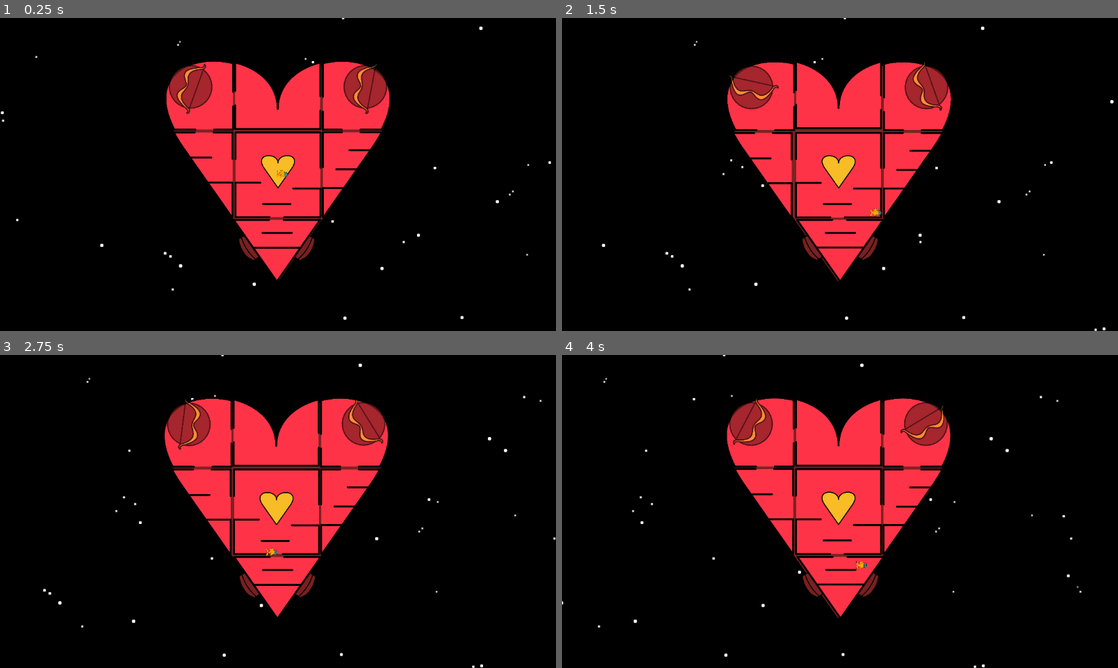
Above: before the commit, frames 1-4 (two rows, left to right).
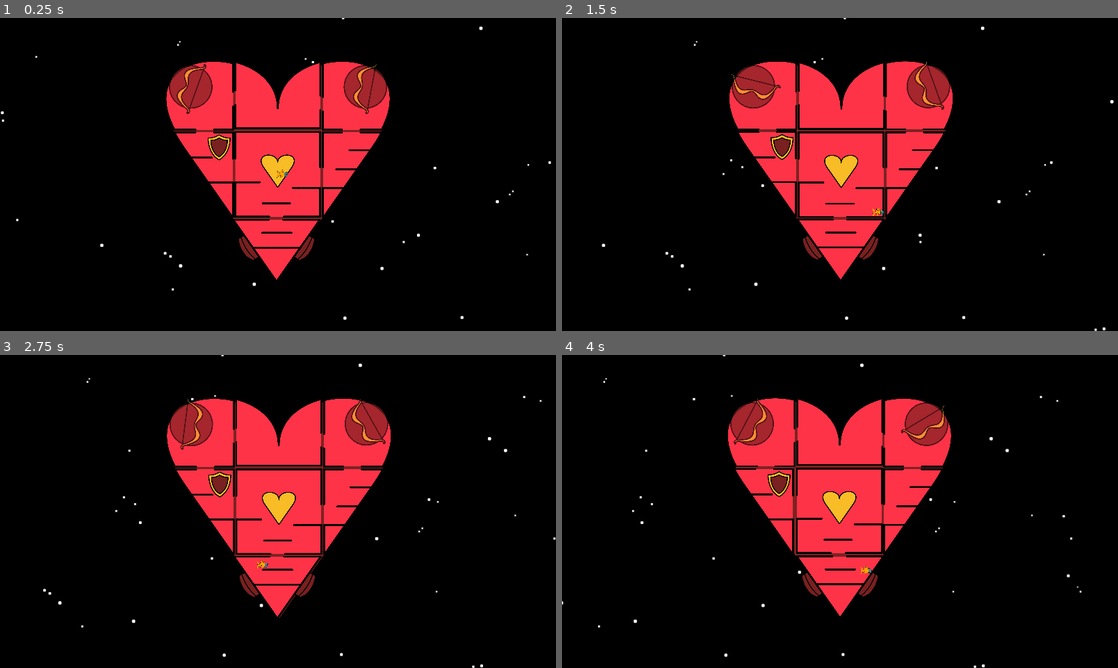
Above: after the commit, the same moments.

Repository: BreannaBre/GodotProject
Game: Godot game, scene res://scenes/main.tscn
Same seed, same stepped clock (60 frames per second), same inputs: the game is played once before the commit and once after it.
Inputs (mouse positions are in pixels of both pictures, inside the frame that each line leads up to):
- Up to frame 1 (0.25 s): no input
- Up to frame 2 (1.5 s): move the mouse to (962, 158) at 0.52 s; hold Right (Player1Right) 0.53-1.25 s; tap Down (Player1Weld, bound only after the commit) at 0.6 s; click (962, 158) at 0.67 s; tap Up (Player1Jump) at 0.77 s; drag from (728, 190) to (751, 86) at 1.27 s
- Up to frame 3 (2.75 s): move the mouse to (333, 442) at 2.02 s; hold Left (Player1Left) from 2.03 s (still down); tap Down (Player1Weld, bound only after the commit) at 2.1 s
- Up to frame 4 (4 s): release Left (Player1Left) at 2.75 s; drag from (812, 574) to (751, 423) at 2.77 s; move the mouse to (1006, 558) at 3.52 s; hold Right (Player1Right) from 3.53 s (still down); tap Down (Player1Weld, bound only after the commit) at 3.6 s; tap Up (Player1Jump) at 3.77 s

The runs differ from the first frame. In frame 1, 1.5% of the frame differs, in the area x 0-96%, y 7-88%; in frame 2, 3.8%, in the area x 22-87%, y 7-87%; in frame 3, 3.5%; in frame 4, 2.5%.

Commit message:
rooms pop on !?

Diff:
--- a/project.godot
+++ b/project.godot
@@ -26,7 +26,7 @@
 [display]
 
 window/size/mode=2
-window/stretch/mode="viewport"
+window/stretch/mode="canvas_items"
 
 [input]
 
@@ -43,6 +43,11 @@
 Player1Jump={
 "deadzone": 0.5,
 "events": [Object(InputEventKey,"resource_local_to_scene":false,"resource_name":"","device":-1,"window_id":0,"alt_press …(195 unchanged characters)…
+]
+}
+Player1Weld={
+"deadzone": 0.5,
+"events": [Object(InputEventKey,"resource_local_to_scene":false,"resource_name":"","device":-1,"window_id":0,"alt_pressed":false,"shift_pressed":false,"ctrl_pressed":false,"meta_pressed":false,"pressed":false,"keycode":0,"physical_keycode":4194322,"key_label":0,"unicode":0,"location":0,"echo":false,"script":null)
 ]
 }
 
--- a/scenes/angry_face.tscn
+++ b/scenes/angry_face.tscn
@@ -17,6 +17,7 @@
 collision_mask = 12
 gravity_scale = 0.0
 lock_rotation = true
+max_contacts_reported = 3
 
 [node name="Sprite" type="Sprite2D" parent="Body"]
 scale = Vector2(0.4, 0.4)
@@ -24,3 +25,5 @@
 
 [node name="Shape" type="CollisionShape2D" parent="Body"]
 shape = SubResource("CircleShape2D_tc5fp")
+
+[connection signal="body_entered" from="Body" to="." method="deleteme"]
--- a/scenes/gunnery_left.tscn
+++ b/scenes/gunnery_left.tscn
@@ -29,7 +29,7 @@
 [node name="GunPicture" type="Sprite2D" parent="Body"]
 unique_name_in_owner = true
 modulate = Color(1, 1, 1, 0.67451)
-z_index = 5
+z_index = 6
 z_as_relative = false
 scale = Vector2(0.304, 0.304)
 texture = ExtResource("4_0jxdt")
--- a/scenes/gunnery_right.tscn
+++ b/scenes/gunnery_right.tscn
@@ -29,7 +29,7 @@
 [node name="GunPicture" type="Sprite2D" parent="Body"]
 unique_name_in_owner = true
 modulate = Color(1, 1, 1, 0.67451)
-z_index = 5
+z_index = 6
 z_as_relative = false
 scale = Vector2(0.304, 0.304)
 texture = ExtResource("4_qxaln")
--- a/scenes/shield_left.tscn
+++ b/scenes/shield_left.tscn
@@ -1,8 +1,9 @@
-[gd_scene load_steps=4 format=3 uid="uid://bs26bhcq8rhxy"]
+[gd_scene load_steps=5 format=3 uid="uid://bs26bhcq8rhxy"]
 
 [ext_resource type="Script" path="res://src/shield.gd" id="1_0mx10"]
 [ext_resource type="PhysicsMaterial" uid="uid://bi3h5q7jaitql" path="res://resources/room_physics_material.tres" id="2_f3vic"]
 [ext_resource type="Texture2D" uid="uid://drsf71xa1icuq" path="res://assets/rooms/heart_ship_left.svg" id="3_20nsi"]
+[ext_resource type="Texture2D" uid="uid://b6l5ks2p5r2qk" path="res://assets/misc/shield_charging.svg" id="4_3e3wl"]
 
 [node name="ShieldLeft" type="Node2D"]
 script = ExtResource("1_0mx10")
@@ -29,9 +30,24 @@
 polygon = PackedVector2Array(-1, -37, 45, -37, 45, -33, 2, -33)
 one_way_collision = true
 
-[node name="Area2D" type="Area2D" parent="Body"]
+[node name="RoomArea" type="Area2D" parent="Body"]
 collision_layer = 8
 collision_mask = 0
 
-[node name="CollisionPolygon2D" type="CollisionPolygon2D" parent="Body/Area2D"]
+[node name="CollisionPolygon2D" type="CollisionPolygon2D" parent="Body/RoomArea"]
 polygon = PackedVector2Array(-40, -90, 90, -90, 90, 90, 84, 90)
+
+[node name="ButtonArea" type="Area2D" parent="Body"]
+position = Vector2(58.985, -56.28)
+collision_layer = 8
+collision_mask = 0
+
+[node name="CollisionPolygon2D" type="CollisionPolygon2D" parent="Body/ButtonArea"]
+polygon = PackedVector2Array(-17, 12, -25, -26, 25, -26, 17, 12, 0, 28)
+
+[node name="ButtonSprite" type="Sprite2D" parent="Body/ButtonArea"]
+unique_name_in_owner = true
+z_index = 3
+z_as_relative = false
+scale = Vector2(0.247, 0.247)
+texture = ExtResource("4_3e3wl")
--- a/src/core.gd
+++ b/src/core.gd
@@ -5,8 +5,10 @@
 	var body_unsafe := get_node("%Body")
 	assert(body_unsafe is RigidBody2D, "Somebody's been mucking with the core nodes")
 	body = body_unsafe as RigidBody2D
-	defaults()
+	default_ready()
 
-func _physics_process(_delta: float) -> void:
-	if sleep:
-		return
+#func _process(delta: float) -> void:
+	#default_process(delta)
+#
+#func _physics_process(delta: float) -> void:
+	#default_physics_process(delta)
--- a/src/gunnery.gd
+++ b/src/gunnery.gd
@@ -11,15 +11,13 @@
 	var body_unsafe := get_node("%Body")
 	assert(body_unsafe is RigidBody2D, "Somebody's been mucking with the gunnery nodes")
 	body = body_unsafe as RigidBody2D
-	defaults()
+	default_ready()
 
-func _process(_delta: float) -> void:
-	if sleep:
-		return
-	var new_rotation := body.transform.origin.angle_to_point(target)
-	gun_picture.transform = Transform2D(new_rotation, GUN_SCALE, 0, Vector2(0,0))
+func _process(delta: float) -> void:
+	default_process(delta)
+	if state == ATTACHED or state == REPAIRING:
+		var new_rotation := body.transform.origin.angle_to_point(target)
+		gun_picture.transform = Transform2D(new_rotation, GUN_SCALE, 0, Vector2(0,0))
 
-func _physics_process(_delta: float) -> void:
-	if sleep:
-		return
-	shake()
+func _physics_process(delta: float) -> void:
+	default_physics_process(delta)
--- a/src/keyboard_player.gd
+++ b/src/keyboard_player.gd
@@ -1,9 +1,21 @@
 extends CharacterBody2D
-
 
 const SPEED = 200.0
 const JUMP_VELOCITY = -350.0
 
+var weld_picker_params := PhysicsPointQueryParameters2D.new()
+var button_picker_params := PhysicsPointQueryParameters2D.new()
+var current_welded: Room
+
+func _ready() -> void:
+	# we only want to collide with the room areas
+	weld_picker_params.collide_with_areas = true
+	weld_picker_params.collide_with_bodies = false
+	weld_picker_params.collision_mask = 0b1_0000
+	# we only want to collide with the button areas
+	weld_picker_params.collide_with_areas = true
+	weld_picker_params.collide_with_bodies = false
+	weld_picker_params.collision_mask = 0b1000
 
 func _physics_process(delta: float) -> void:
 	# Add the gravity.
@@ -24,3 +36,31 @@
 	velocity.x = velocity.x*SPEED
 
 	move_and_slide()
+
+func _process(_delta: float) -> void:
+	if Input.is_action_just_pressed("Player1Weld"):
+		#var key_event := event as InputEventKey
+		# TODO: Does this have to be gotten every time?
+		var space := get_world_2d().direct_space_state
+		weld_picker_params.position = global_position
+		for result in space.intersect_point(weld_picker_params, 1):
+			# I know it's "unsafe", but I think it's pretty safe.
+			# Plus I don't want to look up how to make it safe.
+			var collider := result["collider"] as Area2D
+			var unsafe_welded := collider.get_parent().get_parent()
+			assert(unsafe_welded is Room, "Something is up with the room colliders. See style_guide.txt")
+			current_welded = unsafe_welded as Room
+			current_welded.start_welding(get_rid())
+	elif Input.is_action_just_released("Player1Weld"):
+		current_welded.stop_welding(get_rid())
+
+	#if Input.is_action_just_pressed("Player1Interact"):
+		#var space := get_world_2d().direct_space_state
+		#button_picker_params.position = global_position
+		#for result in space.intersect_point(button_picker_params, 1):
+			## I know it's "unsafe", but I think it's pretty safe.
+			## Plus I don't want to look up how to make it safe.
+			#var collider := result["collider"] as Area2D
+			#var unsafe_pressed := collider.get_parent().get_parent()
+			#assert(unsafe_pressed is Room, "Something is up with the button colliders. See style_guide.txt")
+			#(unsafe_pressed as Room).press_button(collider)
--- a/src/main.gd
+++ b/src/main.gd
@@ -19,6 +19,7 @@
 var enemies: Array[Enemy] = []
 
 func _ready() -> void:
+	print("main ready")
 	core_coords = get_viewport_rect().size / 2
 	var body_unsafe := get_node("%MouseBody")
 	assert(body_unsafe is StaticBody2D, "Somebody's been mucking with the mouse nodes")
@@ -37,25 +38,23 @@
 	var bottom := add_room(THRUSTER_SCENE, core_coords + Vector2(0,181))
 	bottom.set_target(core_coords + Vector2(0,181))
 
-	left.pop_on(mid.body)
-	top_left.pop_on(mid.body)
-	top.pop_on(mid.body)
-	top_right.pop_on(mid.body)
-	right.pop_on(mid.body)
-	bottom.pop_on(mid.body)
+	for room in rooms:
+		if room is Core:
+			continue
+		room.set_host(mid.body)
 
-	#var new_enemy := add_enemy(ANGRY_FACE_SCENE, Vector2(0, 400))
-	#new_enemy.set_target(core_coords)
-	#new_enemy.set_sleep(false)
+	for room in rooms:
+		room.set_state(room.ATTACHED)
+
+	# I hate joints. I hate joints. I hate joints. I hate joints. I hate joints.
+	await get_tree().physics_frame
+	for room in rooms:
+		if room is Core:
+			continue
+		room.pop_on()
 
 func _physics_process(_delta: float) -> void:
-	for room in rooms:
-		if room.breakaway > 70:
-			room.pop_off()
-			var new_vel := room.body.global_position - core_coords
-			new_vel = new_vel.normalized() * 150
-			new_vel += Vector2(0, -30)
-			room.body.linear_velocity = new_vel
+	pass
 
 func _input(event: InputEvent) -> void:
 	if event is InputEventMouseButton:
--- a/src/pentagon.gd
+++ b/src/pentagon.gd
@@ -5,9 +5,10 @@
 	var body_unsafe := get_node("%Body")
 	assert(body_unsafe is RigidBody2D, "Somebody's been mucking with the pentagon nodes")
 	body = body_unsafe as RigidBody2D
-	defaults()
+	default_ready()
 
-func _physics_process(_delta: float) -> void:
-	if sleep:
-		return
-	shake()
+func _process(delta: float) -> void:
+	default_process(delta)
+
+func _physics_process(delta: float) -> void:
+	default_physics_process(delta)
--- a/src/room.gd
+++ b/src/room.gd
@@ -1,44 +1,78 @@
 class_name Room
 extends Node2D
 
+enum {ATTACHED, DETACHED, REATTACHING, REPAIRING}
+
+const REATTACH_TIME: float = 6
 var target := Vector2(0,0)
-var sleep := true
+var state := DETACHED
 var body: RigidBody2D
 var next_shake: int = 0
-var breakaway: int = 0
+var breakaway: float = 0
 var tube: RID
+var welders: Array[RID]
+var host: RigidBody2D
+var reattach_work: float = 0
 
 # This sets up defaults for the RigidBody2D, so make sure body has been
 # properly assigned!
-func defaults() -> void:
+func default_ready() -> void:
 	body.lock_rotation = true
 	body.linear_damp = 1
 	body.collision_layer = 0b1000
 	body.collision_mask  = 0b1100
 	tube = PhysicsServer2D.joint_create()
 
+func default_process(delta: float) -> void:
+	if state == REATTACHING:
+		reattach_work -= delta * welders.size()
+		if reattach_work <= 0:
+			set_state(REPAIRING)
+	elif state == REPAIRING:
+		breakaway -= delta * welders.size() * 20
+		if breakaway < 0:
+			breakaway = 0
+
+func default_physics_process(delta: float) -> void:
+	if state == ATTACHED:
+		shake()
+		if breakaway > 70:
+			set_state(DETACHED)
+			pop_off(true)
+
 func set_target(new_target: Vector2) -> void:
 	target = new_target
 
-func set_sleep(new_sleep: bool) -> void:
-	sleep = new_sleep
-	if sleep:
+func set_state(new_state: int) -> void:
+	state = new_state
+	if state == DETACHED:
 		body.gravity_scale = 1
-	else:
+	elif state == ATTACHED:
+		body.gravity_scale = 0
+	elif state == REATTACHING:
+		body.gravity_scale = 0
+	elif state == REPAIRING:
 		body.gravity_scale = 0
 
 func set_pos(new_pos: Vector2) -> void:
 	body.transform.origin = new_pos
 
-func pop_off() -> void:
+func set_host(new_host: RigidBody2D) -> void:
+	host = new_host
+
+func pop_off(violent: bool) -> void:
 	breakaway = 0
-	set_sleep(true)
+	reattach_work = REATTACH_TIME
 	PhysicsServer2D.joint_clear(tube)
+	if violent:
+		var new_vel := body.global_position - host.global_position
+		new_vel = new_vel.normalized() * 200
+		new_vel += Vector2(0, -30)
+		body.linear_velocity = new_vel
 
-func pop_on(host: RigidBody2D) -> void:
-	set_sleep(false)
+func pop_on() -> void:
 	# I'm still not entirely sure how this stuff works ;-;
-	PhysicsServer2D.joint_make_damped_spring(tube, body.global_position, host.global_position, host, body)
+	PhysicsServer2D.joint_make_damped_spring(tube, body.global_position, body.global_position, host, body)
 	PhysicsServer2D.damped_spring_joint_set_param(tube, PhysicsServer2D.DAMPED_SPRING_REST_LENGTH, 0)
 	PhysicsServer2D.damped_spring_joint_set_param(tube, PhysicsServer2D.DAMPED_SPRING_STIFFNESS, 10)
 
@@ -48,7 +82,28 @@
 func shake() -> void:
 	var cur := Time.get_ticks_msec()
 	if cur > next_shake:
-		next_shake = cur + randi_range(10000/(breakaway+1), 50000/(breakaway+1))
+		next_shake = cur + randf_range(10000/(breakaway+1), 50000/(breakaway+1))
 		breakaway += 1
 		var impulse := Vector2(randf_range(-breakaway, breakaway), randf_range(-breakaway, breakaway))
 		body.apply_impulse(impulse)
+
+func start_welding(weldee: RID) -> void:
+	welders.append(weldee)
+	if state == ATTACHED:
+		set_state(REPAIRING)
+	elif state == DETACHED:
+		set_state(REATTACHING)
+		pop_on()
+
+func stop_welding(weldee: RID) -> void:
+	welders.erase(weldee)
+	if welders.size() == 0:
+		if state == REPAIRING:
+			set_state(ATTACHED)
+		elif state == REATTACHING:
+			set_state(DETACHED)
+			reattach_work = REATTACH_TIME
+			pop_off(false)
+
+func press_button(pressed: Area2D) -> void:
+	pass
--- a/src/shield.gd
+++ b/src/shield.gd
@@ -5,9 +5,10 @@
 	var body_unsafe := get_node("%Body")
 	assert(body_unsafe is RigidBody2D, "Somebody's been mucking with the shield nodes")
 	body = body_unsafe as RigidBody2D
-	defaults()
+	default_ready()
 
-func _physics_process(_delta: float) -> void:
-	if sleep:
-		return
-	shake()
+func _process(delta: float) -> void:
+	default_process(delta)
+
+func _physics_process(delta: float) -> void:
+	default_physics_process(delta)
--- a/src/thruster.gd
+++ b/src/thruster.gd
@@ -5,13 +5,15 @@
 	var body_unsafe := get_node("%Body")
 	assert(body_unsafe is RigidBody2D, "Somebody's been mucking with the thruster nodes")
 	body = body_unsafe as RigidBody2D
-	defaults()
+	default_ready()
+
+func _process(delta: float) -> void:
+	default_process(delta)
 
 func _physics_process(delta: float) -> void:
-	if sleep:
-		return
-	# this replaces shake
-	thrust(delta)
+	if state == ATTACHED or state == REPAIRING:
+		# this replaces shake
+		thrust(delta)
 
 var shake_dir: int = 80
 func thrust(delta: float) -> void:
Not shown, changed: ideas_and_notes.txt
Not shown, changed: style_guide.txt
